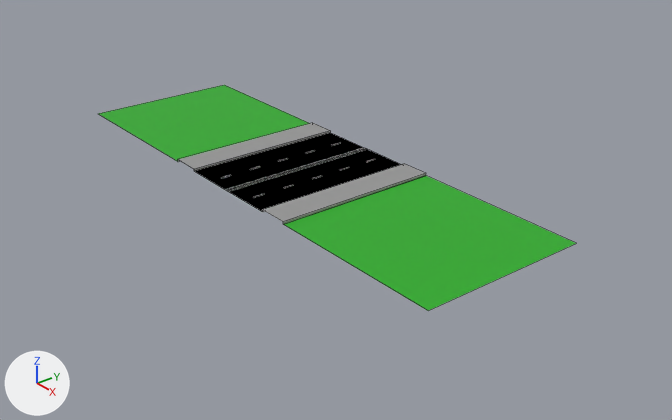
The Blender file DrogaMiasto1.blend: old version first, new version second.
Rendered twice from a 50 mm lens placed at (60.4, -44.7, 31.8), pointed at (3.0, 1.1, -3.4). Every picture has the same lights, and +X, +Y and +Z are marked at lower left. Mesh edges are drawn as thin lines.

The first picture shows 'DrogaMiasto'.
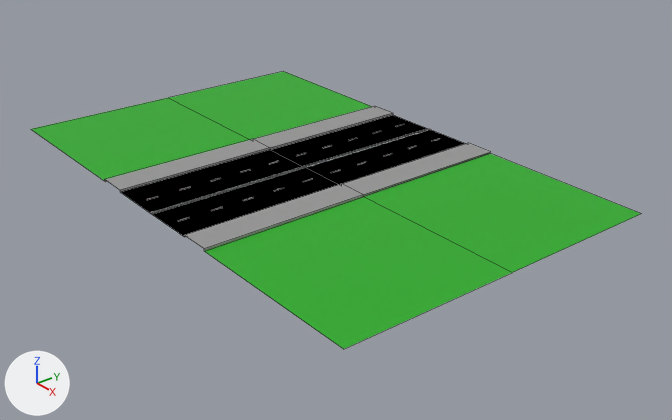
Location of each change, [x1, y1, x2, y2] in pixels of the pictures (672 x 420 px; the box of a moved part takes in the faces that stretch with it):
'DrogaMiasto', reshaped, modifiers changed, rescaled (28% wider, 23% taller)
    before: [99, 85, 576, 311]
    after: [31, 71, 641, 349]
part 1 of me_plane, moved or reshaped
    before: [178, 123, 426, 224]
    after: [105, 106, 491, 251]
part 2 of me_plane, added
    after: [147, 124, 438, 221]
part 3 of me_plane, added (green)
    after: [31, 71, 641, 349]

The change, as a list of edits to the scene's bpy script:
```text
Change me_plane:
    used by ob_drogamiasto; location = (0.0, 0.0, 0.0); scale = (7.98, 7.98, 7.98)
    verts and faces of me_plane; kept vertices keep their numbers, new ones are numbered from 38
    remove me_plane.from_pydata(...)  # 38 vertices, 11 faces; spans x -3.0..0.0, y -1.0..0.88, z 0.0..0.03
    add me_plane.from_pydata(...)  # 42 vertices, 12 faces; spans x -23.95..0.0, y -15.0..0.0, z 0.0..0.2
    me_plane part 1: the loose piece of 10 vertices spanning x -1.0..0.0, y -1.0..0.88, z 0.0..0.03 is scaled about its middle by 7.98, then moved by (-3.49, -7.44, 0.09)
    me_plane part 2
    16 vertices are added at x -2.54..0.0, y -15.0..0.0, z 0.0..0.01
    12 new vertices lie (0.1, 0.0, 0.0) away from vertices in x -2.54..-0.16, y -15.0..0.0, z 0.01
    7 new faces join them, mat_pasy (white #e7e7e7)
    me_plane part 3
    add verts[66] = (-23.95, -15.0, 0.0)  # pixel (30, 129)
    add verts[67] = (-7.95, -15.0, 0.0)  # pixel (105, 181)
    add verts[68] = (-23.95, 0.0, 0.0)  # pixel (168, 97)
    add verts[69] = (-7.95, 0.0, 0.0)
    add faces += [(66, 67, 69, 68)]  # mat_trawa (green #26ad1f)
Change ob_drogamiasto:
    ob_drogamiasto.scale: (7.98, 7.98, 7.98) -> (1.0, 1.0, 1.0)
    where _m = ob_drogamiasto.modifiers.new('Mirror', 'MIRROR')
    add _m.use_axis = (True, True, False)
```
